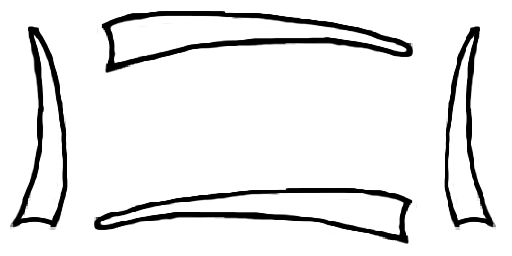
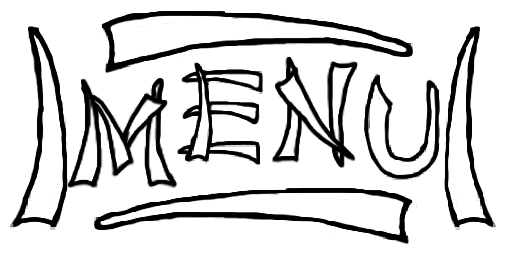
Layers edited between the first and the second 512 × 256 image:
added layer "U" above "N" over <box>364,74,440,180</box>
added layer "N" above "E" over <box>272,57,358,168</box>
added layer "E" above "M" over <box>177,62,263,165</box>
added layer "M" above "Layout" over <box>68,78,177,188</box>
renamed "I copy 3" to "Layout", painted on it over <box>68,57,440,188</box>
removed layer "I copy 2" over <box>189,57,358,74</box>
